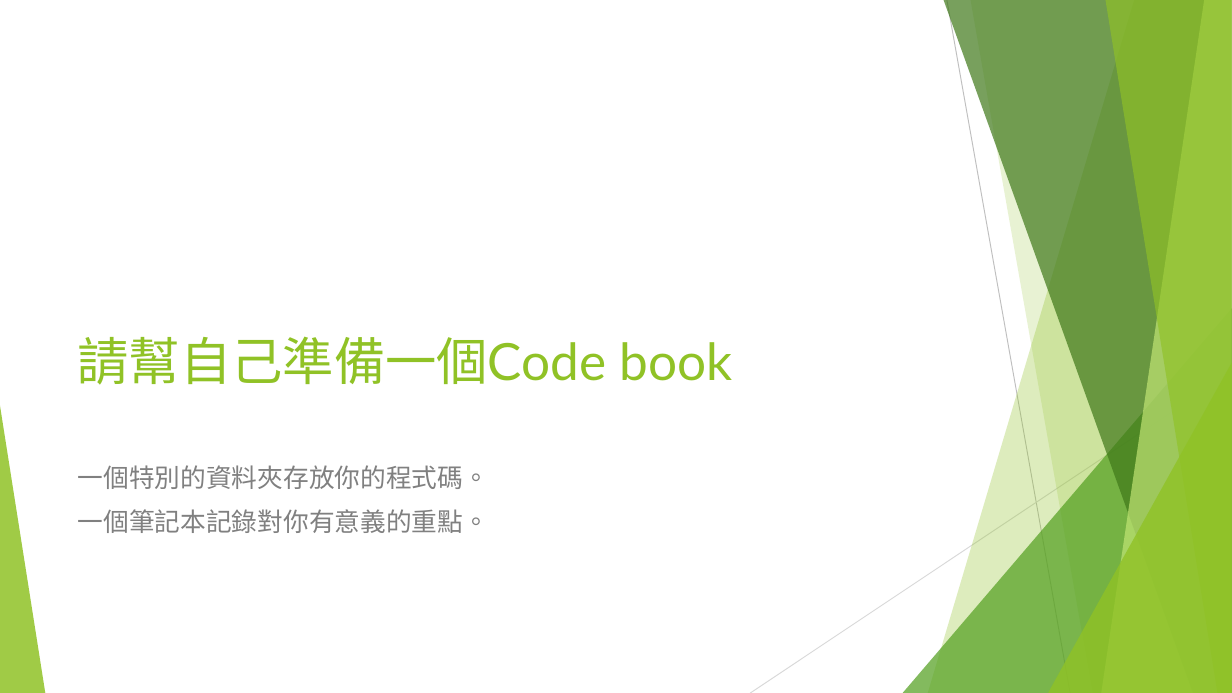
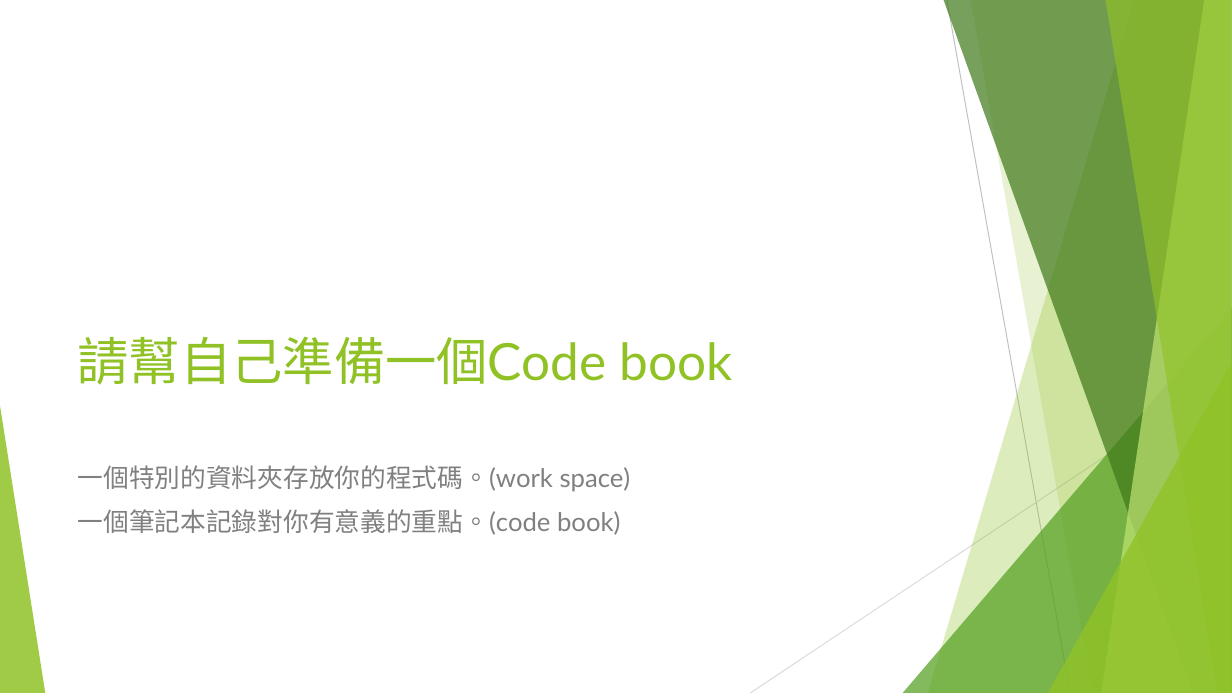
Before and after one commit to liulawsi/My_PPTs, a slide deck: slide 2 of LCC/Java/01_初嘗Java咖啡_HelloWorld.pptx. Drawn at 1232x693 pixels with LibreOffice and Linux fonts; fonts in the diff are those of the drawing; background and template pictures are left out. Boxes give left, top, right and bottom in pixels: in the first picture for what was removed or moved away, otherwise in the second. Text is boxed around its words. In the diff, an @@ line names an element or a change of style, - is before the commit and + after.

```diff
--- a/LCC/Java/01_初嘗Java咖啡_HelloWorld.pptx
+++ b/LCC/Java/01_初嘗Java咖啡_HelloWorld.pptx
@@ text at (x1=78, y1=465, x2=631, y2=535): text changed @@
-一個特別的資料夾存放你的程式碼。
-一個筆記本記錄對你有意義的重點。
+一個特別的資料夾存放你的程式碼。(work space)
+一個筆記本記錄對你有意義的重點。(code book)
```
Also in this commit, not shown: 5 other slides changed, 1 other file.
